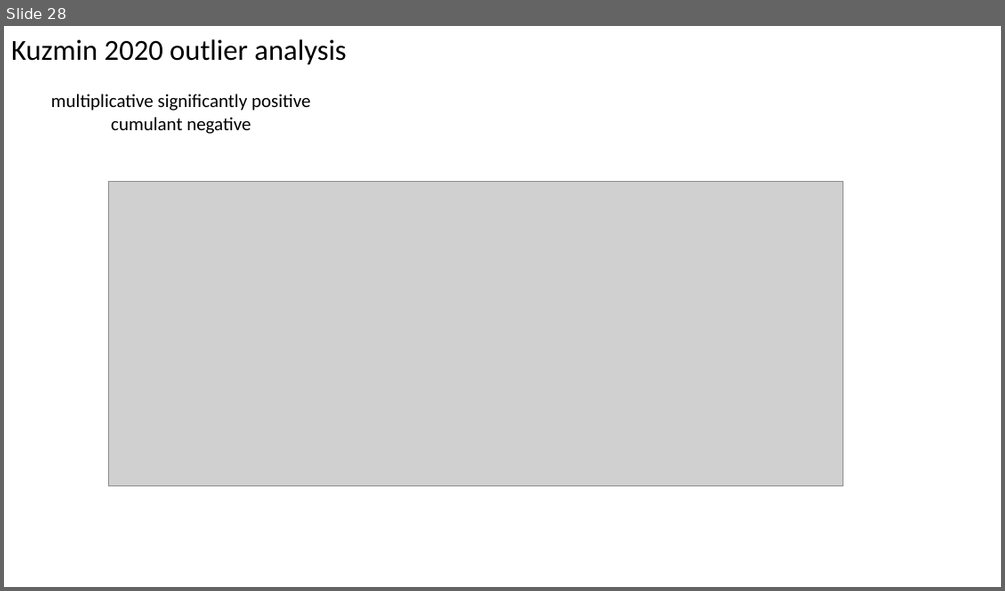
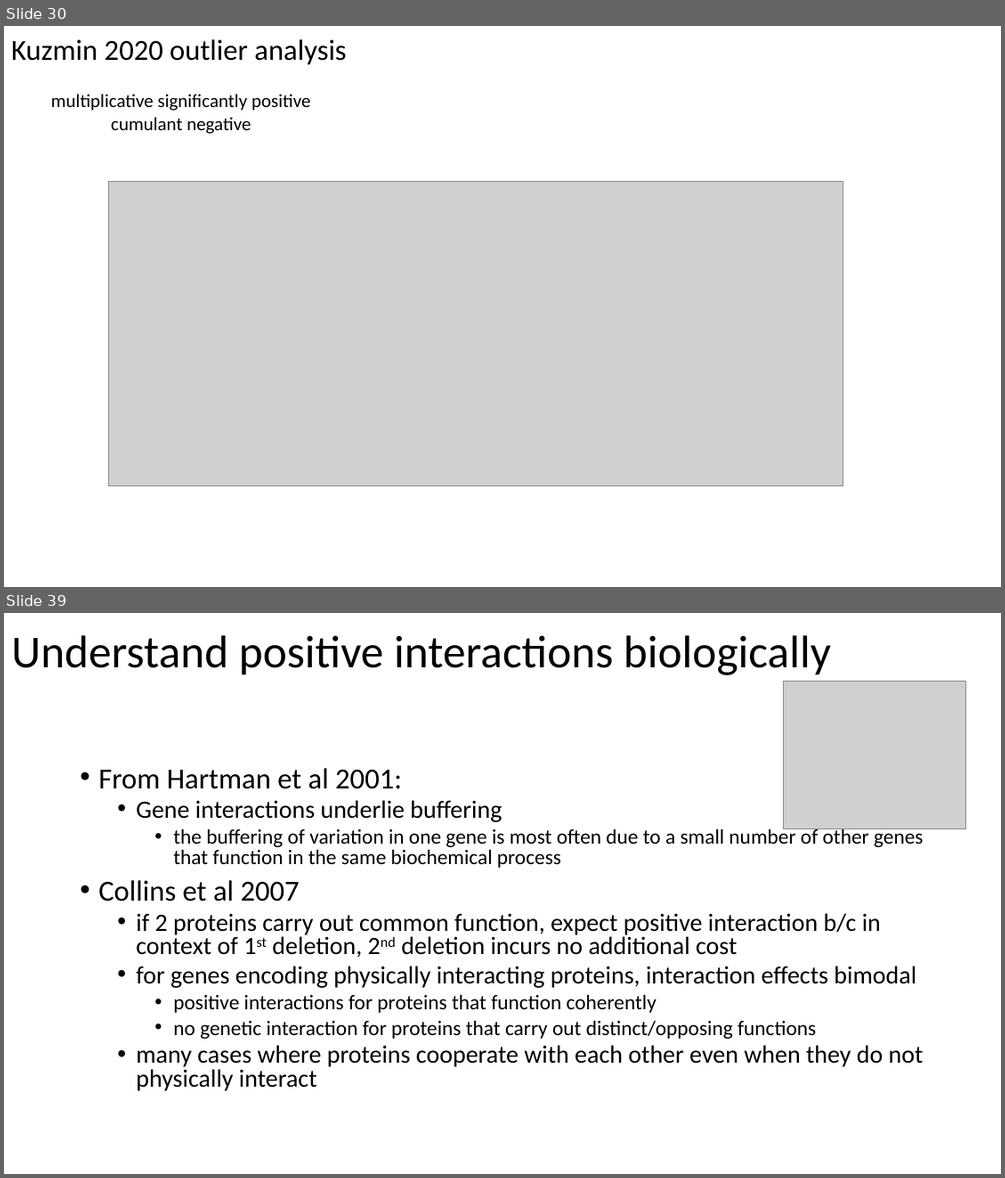
Before and after one commit to brian-arnold/epistasis_reanalysis, a slide deck: yeast_screens/yeast_screens_epistasis_summary.pptx. Shown one above the other, each under a label of ours: slide 28 before the commit, slides 30 and 39 after it; the slides between them are not shown. The pictures are 1005x591 and 1005x1178 pixels, drawn with LibreOffice and Linux fonts; fonts in the diff are those of the drawing; grey boxes stand for pictures. Boxes give left, top, right and bottom in pixels: in the first picture for what was removed or moved away, otherwise in the second. Text is boxed around its words. In the diff, an @@ line names an element or a change of style, - is before the commit and + after.

Commit message:
protein interaction analysis by experiment type

```diff
--- a/yeast_screens/yeast_screens_epistasis_summary.pptx
+++ b/yeast_screens/yeast_screens_epistasis_summary.pptx
@@ slide 39 added at (x1=4, y1=613, x2=1001, y2=1174), background #FFFFFF @@
@@ title added at (x1=11, y1=635, x2=831, y2=675), 44 pt, text #000000 @@
+Understand positive interactions biologically
@@ picture added at (x1=783, y1=681, x2=966, y2=828) @@
@@ text added at (x1=98, y1=768, x2=923, y2=1091), 24 pt, text #000000 @@
+• From Hartman et al 2001:
+  • Gene interactions underlie buffering
+    • the buffering of variation in one gene is most often due to a small number of other genes that function in the same biochemical process
+• Collins et al 2007
+  • if 2 proteins carry out common function, expect positive interaction b/c in context of 1st deletion, 2nd deletion incurs no additional cost
+  • for genes encoding physically interacting proteins, interaction effects bimodal
+    • positive interactions for proteins that function coherently
+    • no genetic interaction for proteins that carry out distinct/opposing functions
+  • many cases where proteins cooperate with each other even when they do not physically interact
@@ what was slide 28 is now slide 30 @@
```
Also in this commit, not shown: 1 slide changed, 9 other slides added, 1 slide removed, 8 other files.
